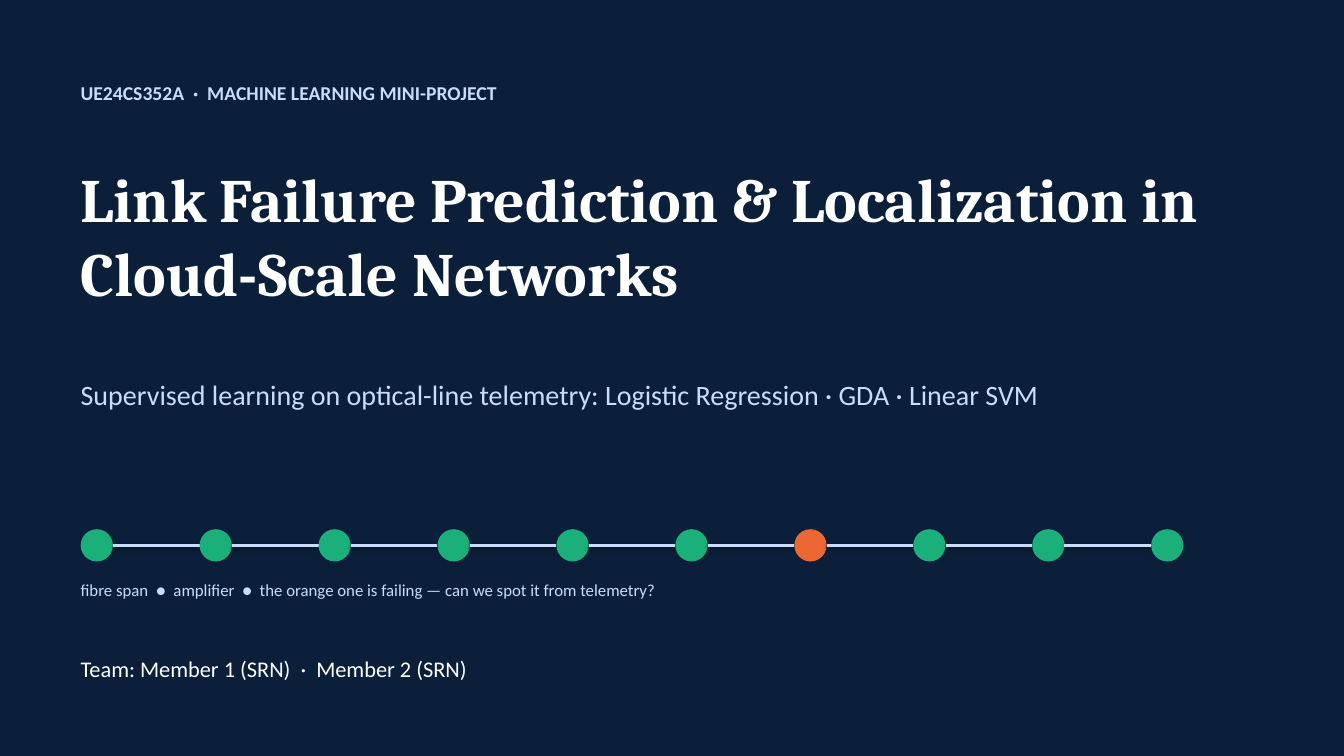
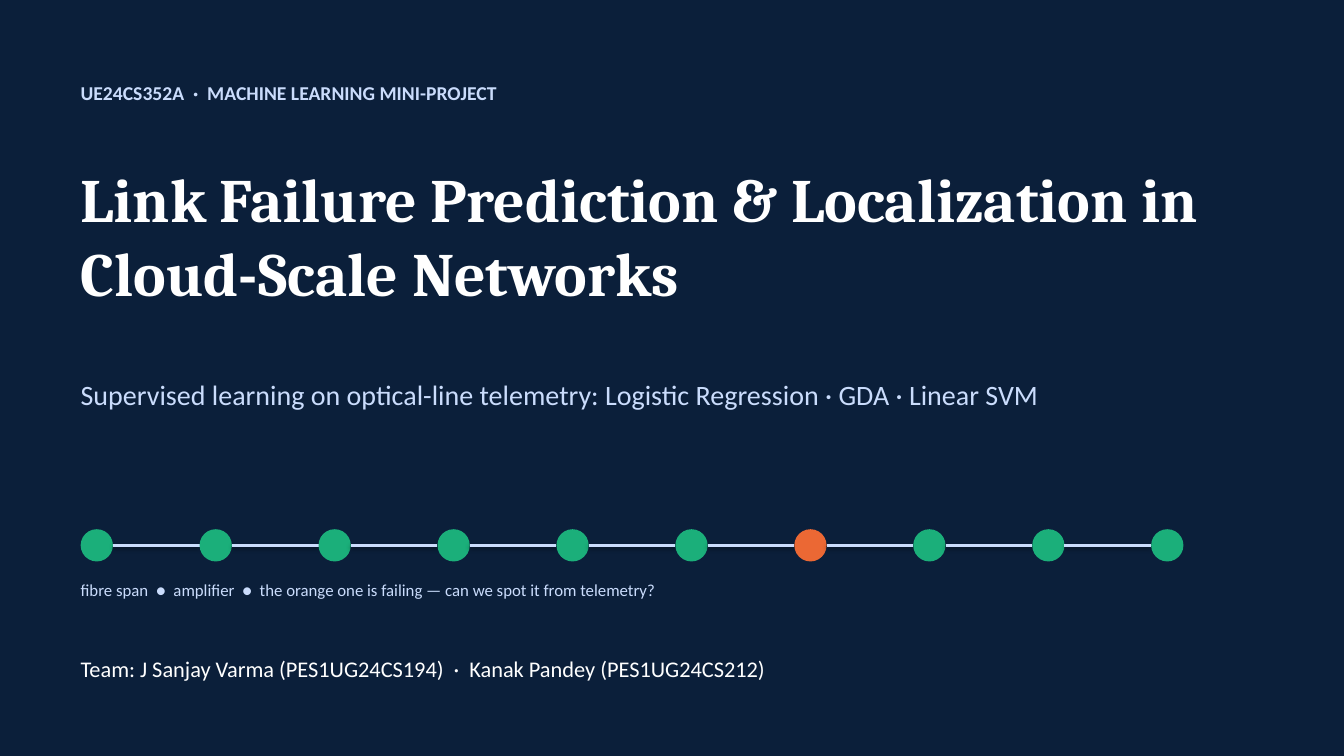
Before and after one commit to jsanjayvarma06-oss/ML-Project, a slide deck: slide 1 of docs/Slides_Link_Failure_Prediction.pptx. Drawn at 1344x756 pixels with LibreOffice and Linux fonts; fonts in the diff are those of the drawing. Boxes give left, top, right and bottom in pixels: in the first picture for what was removed or moved away, otherwise in the second. Text is boxed around its words. In the diff, an @@ line names an element or a change of style, - is before the commit and + after.

Commit message:
Add team member names and SRNs to README, write-up and slides

```diff
--- a/docs/Slides_Link_Failure_Prediction.pptx
+++ b/docs/Slides_Link_Failure_Prediction.pptx
@@ text at box(81, 661, 764, 681): text changed @@
-Team: Member 1 (SRN) · Member 2 (SRN)
+Team: J Sanjay Varma (PES1UG24CS194) · Kanak Pandey (PES1UG24CS212)
```
Also in this commit, not shown: 1 other slide changed, 4 other files.
